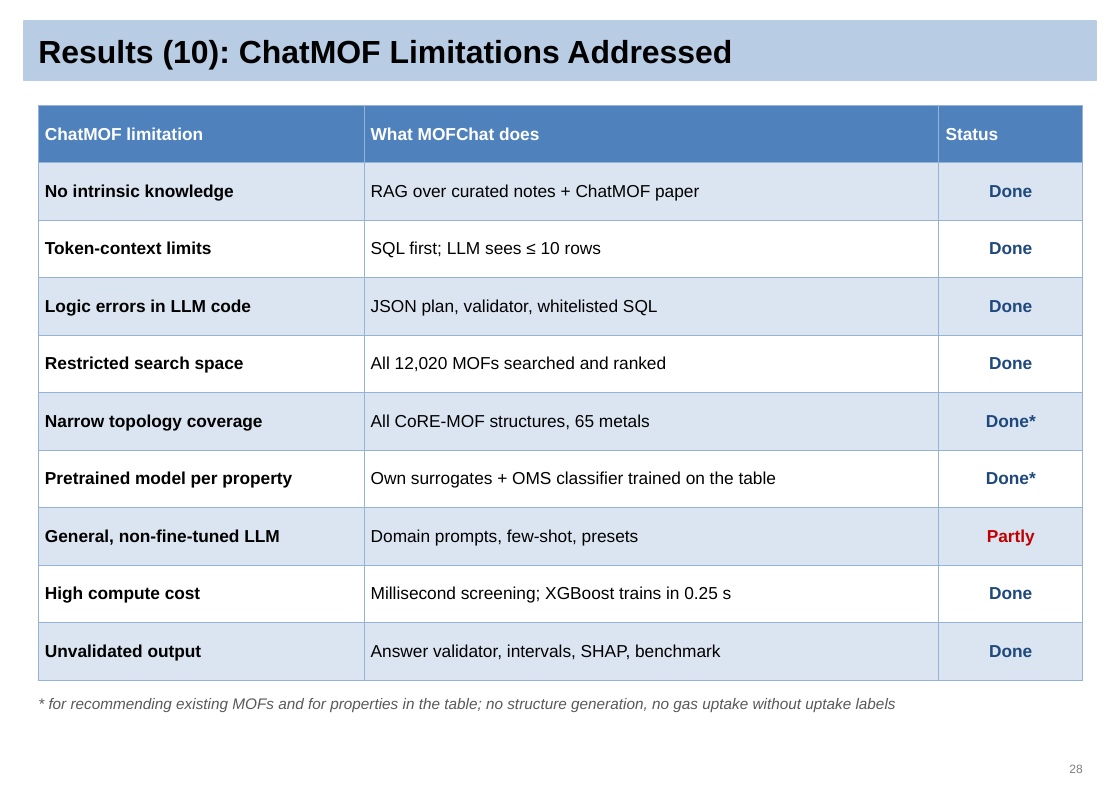
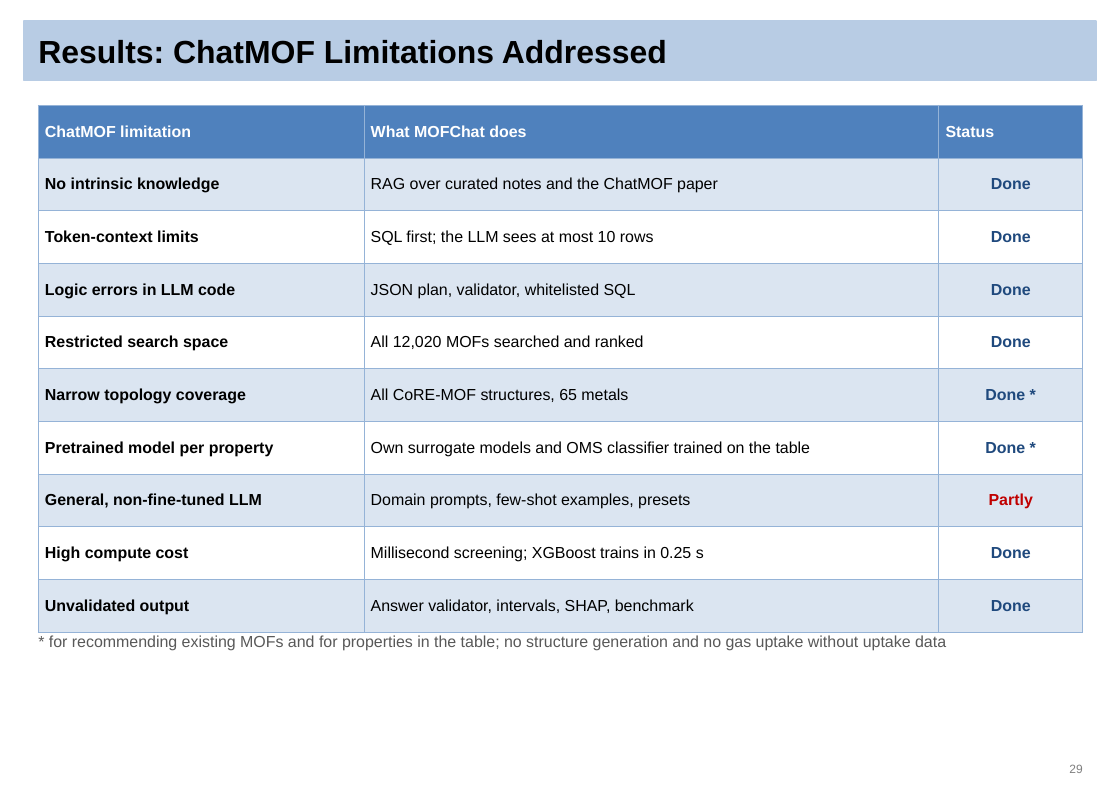
Before and after one commit to Sai-Mohith24/MOFChat-AI-Driven-Material-Recommendation-, a slide deck: slide 29 of reviews/final_review/MOFChat_Final_Review.pptx (slide 28 before the commit). Drawn at 1120x792 pixels with LibreOffice and Linux fonts; fonts in the diff are those of the drawing. Boxes give left, top, right and bottom in pixels: in the first picture for what was removed or moved away, otherwise in the second. Text is boxed around its words. In the diff, an @@ line names an element or a change of style, - is before the commit and + after.

```diff
--- a/reviews/final_review/MOFChat_Final_Review.pptx
+++ b/reviews/final_review/MOFChat_Final_Review.pptx
@@ title at (38, 40, 667, 64): text changed @@
-Results (10): ChatMOF Limitations Addressed
+Results: ChatMOF Limitations Addressed
@@ table at (38, 105, 1083, 619) @@
-row 2, column 2: RAG over curated notes + ChatMOF paper
+row 2, column 2: RAG over curated notes and the ChatMOF paper
-row 3, column 2: SQL first; LLM sees ≤ 10 rows
+row 3, column 2: SQL first; the LLM sees at most 10 rows
-row 6, column 3: Done*
+row 6, column 3: Done *
-row 7, column 2: Own surrogates + OMS classifier trained on the table
+row 7, column 2: Own surrogate models and OMS classifier trained on the table
-row 7, column 3: Done*
+row 7, column 3: Done *
-row 8, column 2: Domain prompts, few-shot, presets
+row 8, column 2: Domain prompts, few-shot examples, presets
@@ size 13 to 12 pt in "ChatMOF limitation", "What MOFChat does", "Status", "No intrinsic knowledge" and 20 more places @@
@@ text at (49, 635, 946, 651): text changed; size 11.5 to 12 pt; italic off @@
-* for recommending existing MOFs and for properties in the table; no structure generation, no gas uptake without uptake labels
+* for recommending existing MOFs and for properties in the table; no structure generation and no gas uptake without uptake data
```
Also in this commit, not shown: 33 other slides changed, 2 slides added, 1 slide removed, 3 other files.
